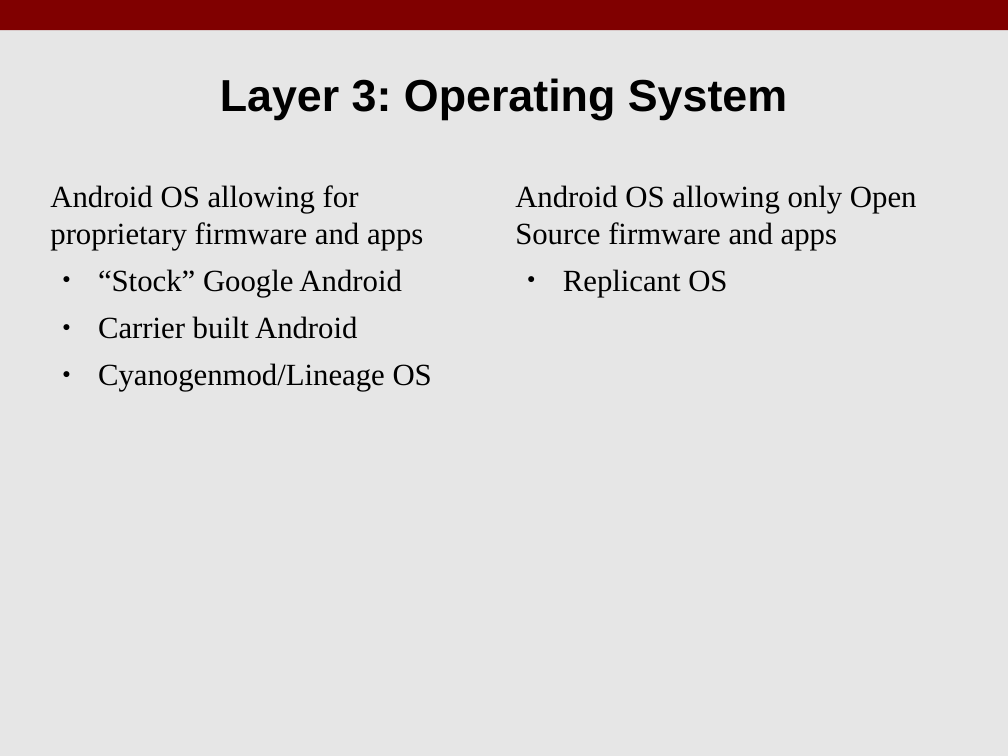
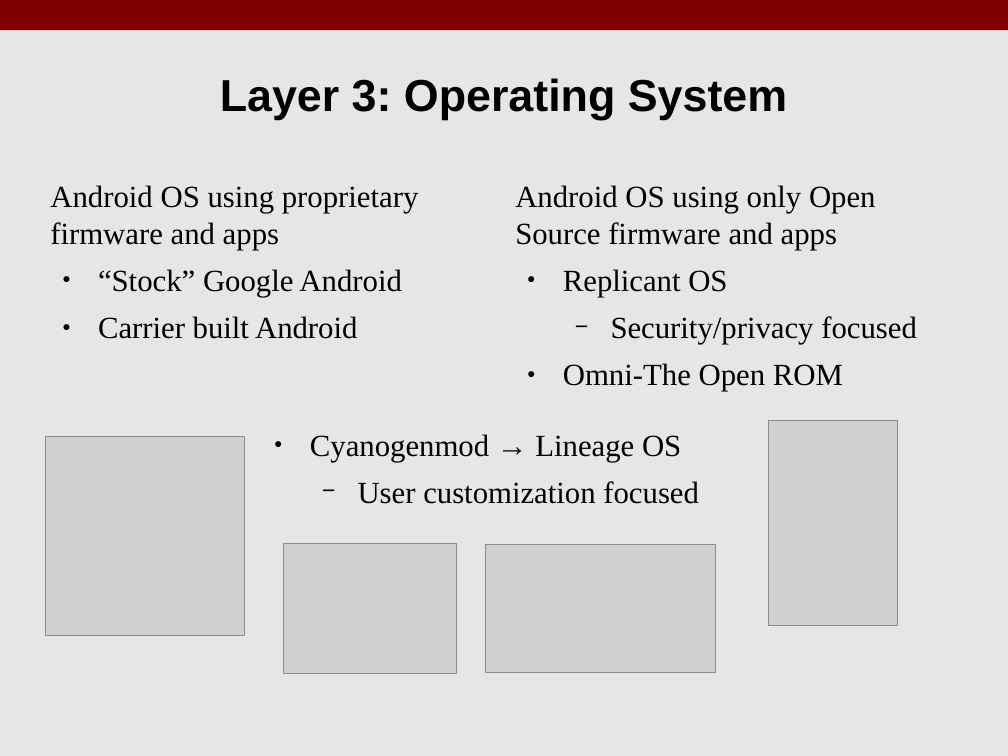
Before and after one commit to benroose/presentations, a slide deck: slide 11 of android_talk/KLF17_Android_Open_Source.odp (slide 14 before the commit). Drawn at 1008x756 pixels with LibreOffice and Linux fonts; fonts in the diff are those of the drawing; grey boxes stand for pictures. Boxes give left, top, right and bottom in pixels: in the first picture for what was removed or moved away, otherwise in the second. Text is boxed around its words. In the diff, an @@ line names an element or a change of style, - is before the commit and + after.

```diff
--- a/android_talk/KLF17_Android_Open_Source.odp
+++ b/android_talk/KLF17_Android_Open_Source.odp
@@ text at [50,185,419,250]: text changed @@
-Android OS allowing for proprietary firmware and apps
+Android OS using proprietary firmware and apps
@@ text at [515,185,876,250]: text changed @@
-Android OS allowing only Open Source firmware and apps
+Android OS using only Open Source firmware and apps
@@ text at [563,316,917,391]: paragraphs added @@
+  − Security/privacy focused
+● Omni-The Open ROM
@@ text at [98,363,432,391]: paragraph removed @@
-● Cyanogenmod/Lineage OS
@@ picture added at [45,436,245,636] @@
@@ text added at [310,434,699,504], 22 pt, text #000000 @@
+● Cyanogenmod → Lineage OS
+  − User customization focused
@@ picture added at [769,420,898,625] @@
@@ picture added at [284,544,457,673] @@
@@ picture added at [486,544,716,672] @@
```
Also in this commit, not shown: 5 other slides changed, 8 slides added, 10 slides removed, 18 other files.
